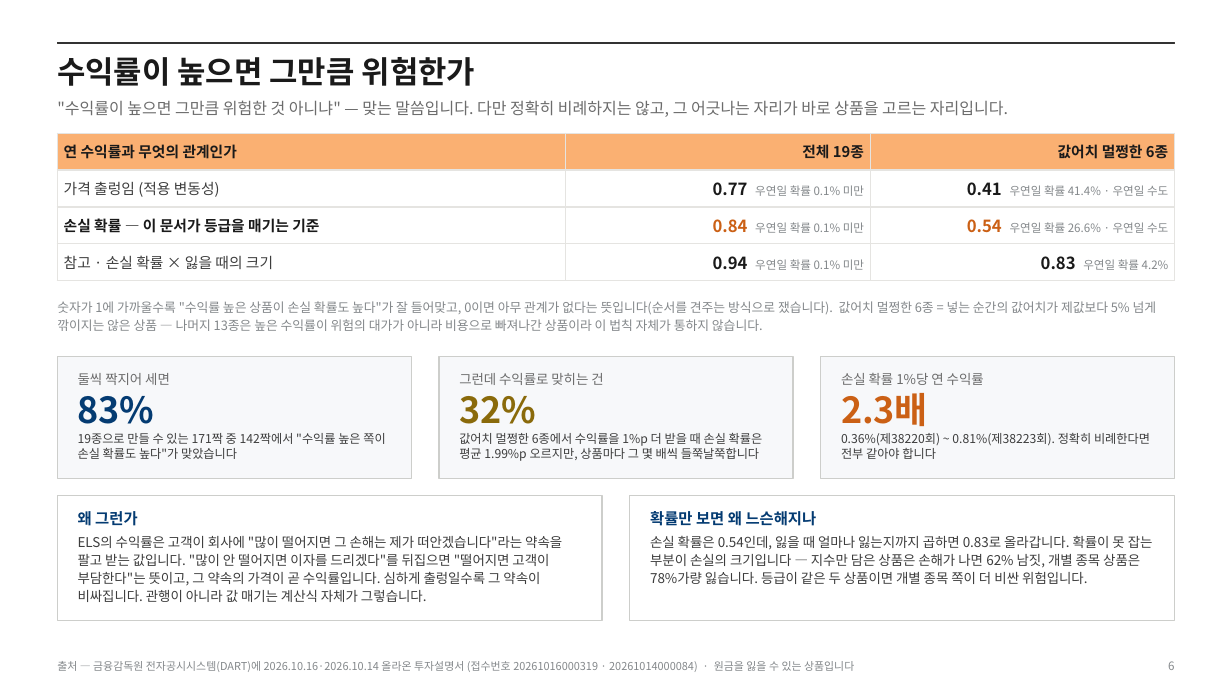
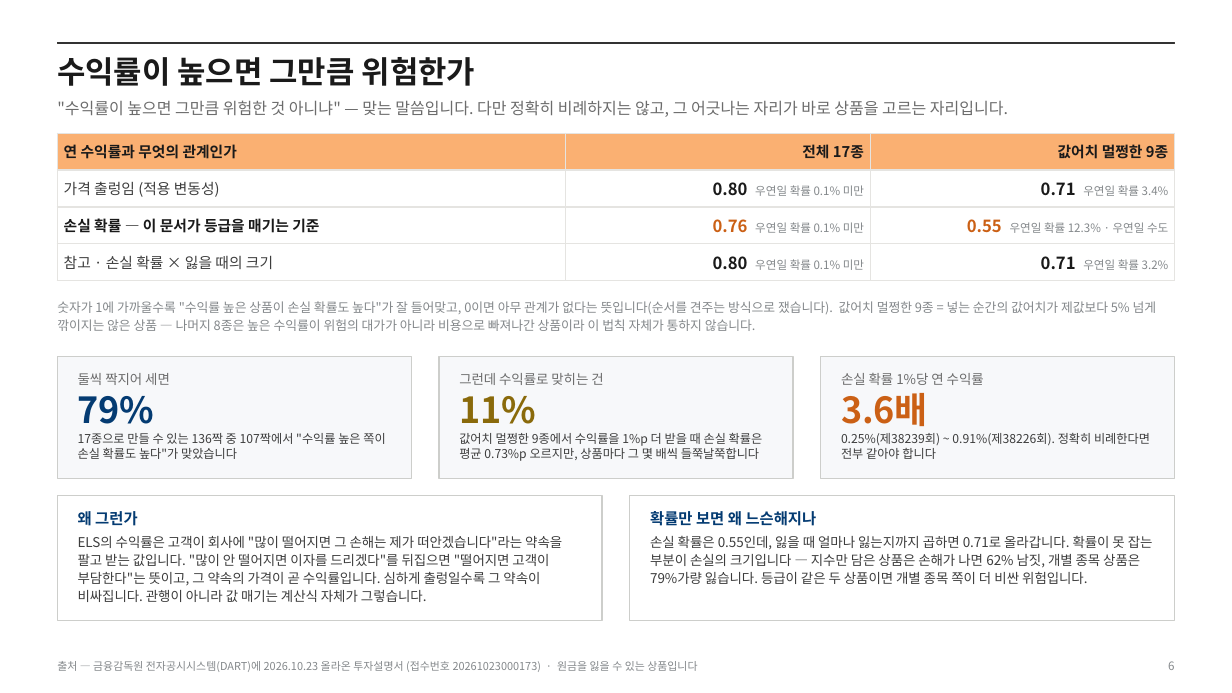
Before and after one commit to hanaroline/work_1, a slide deck: slide 6 of els-analysis-deck.pptx. Drawn at 1232x693 pixels with LibreOffice and Linux fonts; fonts in the diff are those of the drawing. Boxes give left, top, right and bottom in pixels: in the first picture for what was removed or moved away, otherwise in the second. Text is boxed around its words. In the diff, an @@ line names an element or a change of style, - is before the commit and + after.

```diff
--- a/els-analysis-deck.pptx
+++ b/els-analysis-deck.pptx
@@ table at bbox=[57, 133, 1175, 274] @@
-row 1, column 2: 전체 19종
+row 1, column 2: 전체 17종
-row 1, column 3: 값어치 멀쩡한 6종
+row 1, column 3: 값어치 멀쩡한 9종
-row 2, column 2: 0.77 우연일 확률 0.1% 미만
+row 2, column 2: 0.80 우연일 확률 0.1% 미만
-row 2, column 3: 0.41 우연일 확률 41.4% · 우연일 수도
+row 2, column 3: 0.71 우연일 확률 3.4%
-row 3, column 2: 0.84 우연일 확률 0.1% 미만
+row 3, column 2: 0.76 우연일 확률 0.1% 미만
-row 3, column 3: 0.54 우연일 확률 26.6% · 우연일 수도
+row 3, column 3: 0.55 우연일 확률 12.3% · 우연일 수도
-row 4, column 2: 0.94 우연일 확률 0.1% 미만
+row 4, column 2: 0.80 우연일 확률 0.1% 미만
-row 4, column 3: 0.83 우연일 확률 4.2%
+row 4, column 3: 0.71 우연일 확률 3.2%
@@ text at bbox=[57, 301, 1157, 331]: text changed @@
-숫자가 1에 가까울수록 "수익률 높은 상품이 손실 확률도 높다"가 잘 들어맞고, 0이면 아무 관계가 없다는 뜻입니다(순서를 견주는 방식으로 쟀습니다). 값어치 멀쩡한 6종 = 넣는 순간의 값어치가 제값보다 5% 넘게 깎이지는 않은 상품 — 나머지 13종은 높은 수익률이 위험의 대가가 아니라 비용으로 빠져나간 상품이라 이 법칙 자체가 통하지 않습니다.
+숫자가 1에 가까울수록 "수익률 높은 상품이 손실 확률도 높다"가 잘 들어맞고, 0이면 아무 관계가 없다는 뜻입니다(순서를 견주는 방식으로 쟀습니다). 값어치 멀쩡한 9종 = 넣는 순간의 값어치가 제값보다 5% 넘게 깎이지는 않은 상품 — 나머지 8종은 높은 수익률이 위험의 대가가 아니라 비용으로 빠져나간 상품이라 이 법칙 자체가 통하지 않습니다.
@@ text at bbox=[78, 396, 155, 424]: text changed @@
-83%
+79%
@@ text at bbox=[459, 396, 536, 424]: text changed @@
-32%
+11%
@@ text at bbox=[841, 393, 928, 426]: text changed @@
-2.3배
+3.6배
@@ text at bbox=[78, 433, 385, 459]: text changed @@
-19종으로 만들 수 있는 171짝 중 142짝에서 "수익률 높은 쪽이 손실 확률도 높다"가 맞았습니다
+17종으로 만들 수 있는 136짝 중 107짝에서 "수익률 높은 쪽이 손실 확률도 높다"가 맞았습니다
@@ text at bbox=[459, 433, 763, 461]: text changed @@
-값어치 멀쩡한 6종에서 수익률을 1%p 더 받을 때 손실 확률은 평균 1.99%p 오르지만, 상품마다 그 몇 배씩 들쭉날쭉합니다
+값어치 멀쩡한 9종에서 수익률을 1%p 더 받을 때 손실 확률은 평균 0.73%p 오르지만, 상품마다 그 몇 배씩 들쭉날쭉합니다
@@ text at bbox=[841, 433, 1150, 459]: text changed @@
-0.36%(제38220회) ~ 0.81%(제38223회). 정확히 비례한다면 전부 같아야 합니다
+0.25%(제38239회) ~ 0.91%(제38226회). 정확히 비례한다면 전부 같아야 합니다
@@ text at bbox=[650, 536, 1153, 584]: text changed @@
-손실 확률은 0.54인데, 잃을 때 얼마나 잃는지까지 곱하면 0.83로 올라갑니다. 확률이 못 잡는 부분이 손실의 크기입니다 — 지수만 담은 상품은 손해가 나면 62% 남짓, 개별 종목 상품은 78%가량 잃습니다. 등급이 같은 두 상품이면 개별 종목 쪽이 더 비싼 위험입니다.
+손실 확률은 0.55인데, 잃을 때 얼마나 잃는지까지 곱하면 0.71로 올라갑니다. 확률이 못 잡는 부분이 손실의 크기입니다 — 지수만 담은 상품은 손해가 나면 62% 남짓, 개별 종목 상품은 79%가량 잃습니다. 등급이 같은 두 상품이면 개별 종목 쪽이 더 비싼 위험입니다.
@@ text at bbox=[57, 661, 697, 672]: text changed @@
-출처 — 금융감독원 전자공시시스템(DART)에 2026.10.16·2026.10.14 올라온 투자설명서 (접수번호 20261016000319 · 20261014000084) · 원금을 잃을 수 있는 상품입니다
+출처 — 금융감독원 전자공시시스템(DART)에 2026.10.23 올라온 투자설명서 (접수번호 20261023000173) · 원금을 잃을 수 있는 상품입니다
```
Also in this commit, not shown: 15 other slides changed, 23 other files.
